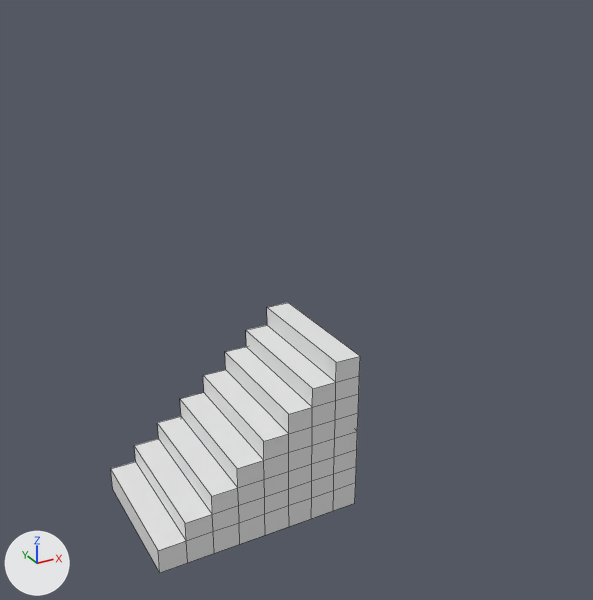
Two versions of the FBX model Assets/Models/HG_Models/newHouseStairs.fbx, one commit apart.
Camera for both pictures: a 50 mm camera at (-3.36, -9.09, 7.43) aimed at (2.09, 0.82, 2.48). Arrows for +X, +Y and +Z are at lower left; the lights stay in place. Mesh edges are drawn as thin lines.
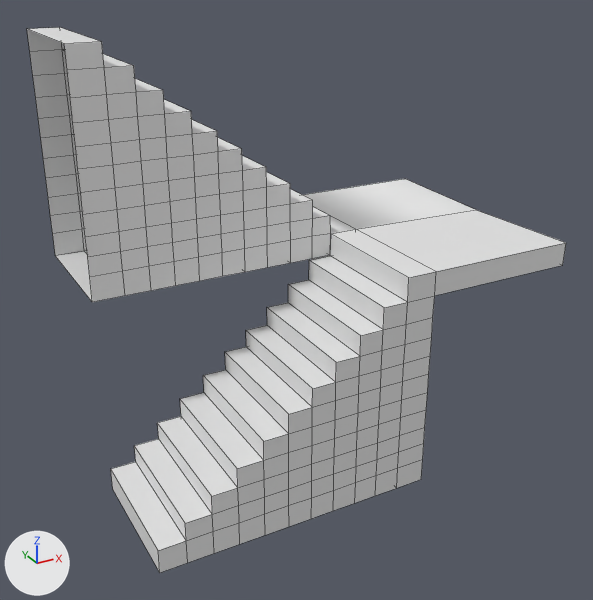
Commit message: more house changes!

Location of each change, [x1, y1, x2, y2] in pixels of the pictures (593 x 600 px):
'Cube', reshaped (116% wider, 102% taller): before [111, 303, 360, 573]; after [27, 27, 566, 573]
part 1 of me_cube_001, built on: after [27, 27, 566, 503]

Patch to the scene script:
```diff
--- a/Assets/Models/HG_Models/newHouseStairs.fbx.py
+++ b/Assets/Models/HG_Models/newHouseStairs.fbx.py
@@ me_cube_001 @@
 # used by ob_cube; location = (0.0, 0.0, 0.0)
-me_cube_001.from_pydata(...)  # 106 vertices, 104 faces; spans x -0.91..2.05, y -1.0..1.0, z -0.01..2.38
+me_cube_001.from_pydata(...)  # 359 vertices, 348 faces; spans x -0.91..5.6, y -1.0..3.03, z -0.01..6.31
+# me_cube_001 part 1
+# 8 faces are deleted
+# 66 vertices are added at x -0.45..5.6, y -1.0..3.03, z 3.0..6.0
+# 18 new vertices lie (0.36, 0.0, 0.0) away from vertices in x 2.05, y -1.0..1.0, z -0.01..2.38
+# 18 new vertices lie (0.37, 0.0, 0.0) away from vertices in x 2.41, y -1.0..1.0, z -0.01..2.38
+# 18 new vertices lie (0.45, 0.0, 0.0) away from vertices in x 2.78, y -1.0..1.0, z -0.01..2.38
+# 8 new vertices lie (0.0, 0.0, 0.3) away from vertices in x 2.05..3.23, y -1.0..1.0, z 2.38
+# 5 new vertices lie (0.0, 0.0, 0.32) away from vertices in x 2.41..3.23, y -1.0..1.0, z 2.68
+# 48 new vertices lie (0.37, 0.0, 0.0) away from vertices in x -0.45..2.11, y 1.03..3.03, z 3.0..6.0
+# 22 new vertices lie (-0.45, 0.0, 0.0) away from vertices in x -0.45, y 1.03..3.03, z 3.0..6.0
+# 16 new vertices lie (0.35, 0.0, 0.0) away from vertices in x 0.65, y 1.03..3.03, z 3.0..5.09
+# 16 new vertices lie (0.36, 0.0, 0.0) away from vertices in x -0.08..1.0, y 1.03..3.03, z 3.0..5.68
+# 12 new vertices lie (0.36, 0.0, 0.0) away from vertices in x 1.36, y 1.03..3.03, z 3.0..4.51
+# 6 new vertices lie (0.0, 0.0, 0.31) away from vertices in x -0.9..2.11, y 1.03..3.03, z 3.91..6.0
+# 252 new faces join them
```
